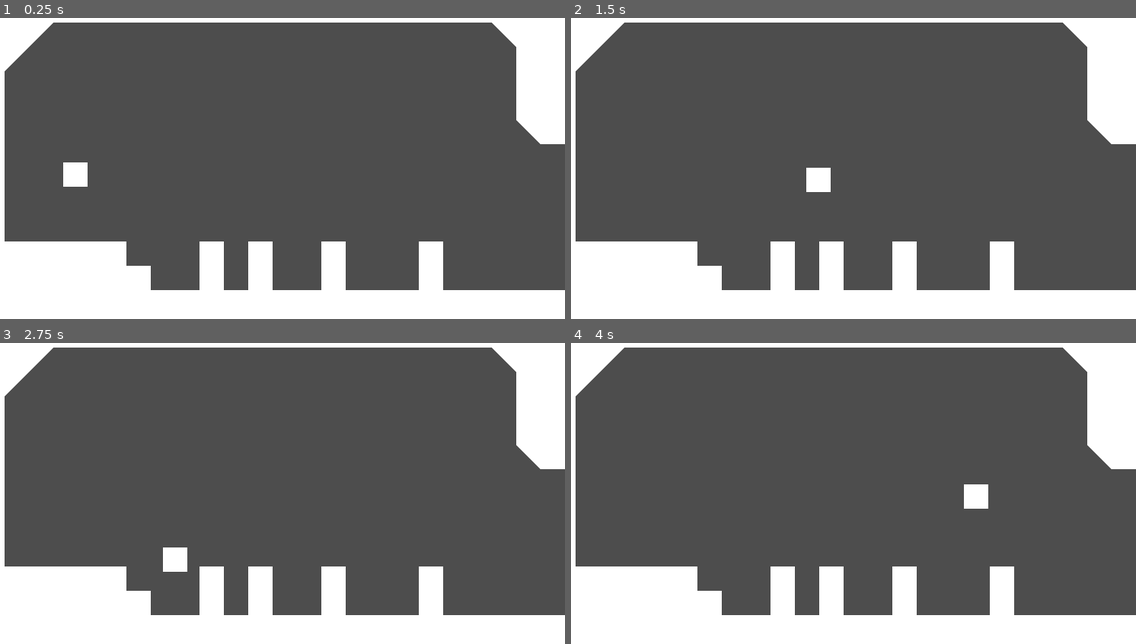
Above: before the commit, frames 1-4 (two rows, left to right).
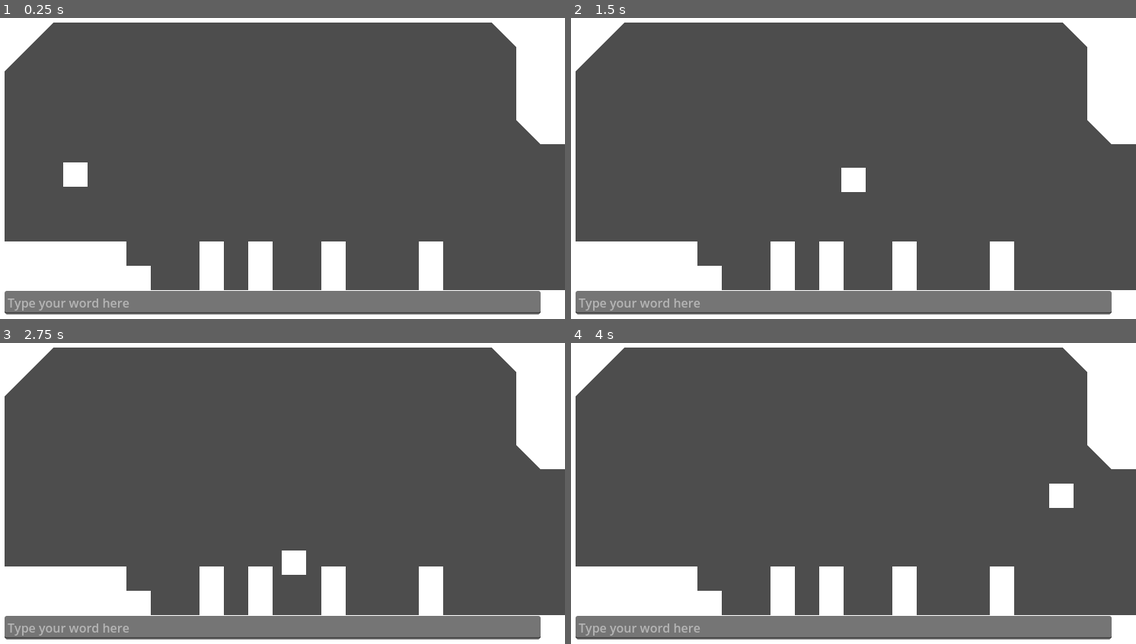
Above: after the commit, the same moments.

Repository: WordPlayEducation/word-play-platformer
Game: Godot game, scene res://main/main.tscn
Two runs of this game, one before a commit and one after it. Both use one fixed random seed, a clock stepped at 60 frames per second and the inputs below.
Inputs:
- Up to frame 1 (0.25 s): no input
- Up to frame 2 (1.5 s): tap Enter (ui_accept) at 0.5, 0.6 s; hold Right (ui_right) from 0.53 s (still down); tap Space (jump, bound only after the commit) at 0.77, 0.8, 1.07, 1.35 s
- Up to frame 3 (2.75 s): tap Space (jump, bound only after the commit) at 1.52, 1.82, 2.3 s; tap Enter (ui_accept) at 1.55, 2.1 s; release Right (ui_right) at 2.03 s; hold Left (ui_left) from 2.03 s (still down)
- Up to frame 4 (4 s): release Left (ui_left) at 2.78 s; hold Right (ui_right) from 2.78 s (still down); tap Enter (ui_accept) at 2.85 s; tap Space (jump, bound only after the commit) at 3.02, 3.32, 3.6, 3.77 s

The runs differ from the first frame. In frame 1, 7.4% of the frame differs, in the area x 0-96%, y 90-99%; in frame 2, 8.1%, in the area x 0-96%, y 49-99%; in frame 3, 8.1%; in frame 4, 8.1%.

Commit message:
Basic structure for word objects, UI, placement, creation

Diff:
--- /dev/null
+++ b/main/creator/creator.gd
@@ -0,0 +1,4 @@
+class_name Creator extends HTTPRequest
+
+func create_object(word: String) -> WordObject:
+	return null
--- /dev/null
+++ b/main/level/level_manager.gd
@@ -0,0 +1 @@
+class_name LevelManager extends Node
--- a/main/main.tscn
+++ b/main/main.tscn
@@ -1,14 +1,31 @@
-[gd_scene load_steps=4 format=3 uid="uid://jmbngirn2bc"]
+[gd_scene load_steps=7 format=3 uid="uid://jmbngirn2bc"]
 
 [ext_resource type="PackedScene" uid="uid://bhbw1ggbqmgw" path="res://main/player/player.tscn" id="1_kiugf"]
 [ext_resource type="PackedScene" uid="uid://bdgi21enh22hp" path="res://main/level/level.tscn" id="2_p8v2f"]
+[ext_resource type="Script" path="res://main/placer.gd" id="3_1iut8"]
 [ext_resource type="PackedScene" uid="uid://dmocbja62vbhh" path="res://main/ui/ui.tscn" id="3_kob5o"]
+[ext_resource type="Script" path="res://main/level/level_manager.gd" id="3_or2u5"]
+[ext_resource type="Script" path="res://main/creator/creator.gd" id="4_exasg"]
 
 [node name="Main" type="Node"]
 
 [node name="Player" parent="." instance=ExtResource("1_kiugf")]
+unique_name_in_owner = true
 position = Vector2(125, 163)
 
-[node name="Level" parent="." instance=ExtResource("2_p8v2f")]
+[node name="Creator" type="HTTPRequest" parent="."]
+unique_name_in_owner = true
+script = ExtResource("4_exasg")
+
+[node name="Placer" type="Node" parent="."]
+unique_name_in_owner = true
+script = ExtResource("3_1iut8")
+
+[node name="LevelManager" type="Node" parent="."]
+unique_name_in_owner = true
+script = ExtResource("3_or2u5")
+
+[node name="Level" parent="LevelManager" instance=ExtResource("2_p8v2f")]
 
 [node name="UI" parent="." instance=ExtResource("3_kob5o")]
+unique_name_in_owner = true
--- /dev/null
+++ b/main/placer.gd
@@ -0,0 +1,5 @@
+class_name Placer extends Node
+# places down objects
+
+func place(word_object: WordObject) -> void:
+	pass
--- a/main/player/player.gd
+++ b/main/player/player.gd
@@ -1,11 +1,13 @@
 class_name Player extends CharacterBody2D
 # https://kidscancode.org/godot_recipes/4.x/2d/platform_character/index.html
+# https://kidscancode.org/godot_recipes/4.x/physics/character_vs_rigid/index.html
 
 @export var speed = 1200
 @export var jump_speed = -1800
 @export var gravity = 4000
 @export_range(0.0, 1.0) var friction = 0.1
-@export_range(0.0 , 1.0) var acceleration = 0.25
+@export_range(0.0, 1.0) var acceleration = 0.25
+@export var push_force: float = 80.0
 
 func _physics_process(delta):
 	velocity.y += gravity * delta
@@ -16,5 +18,10 @@
 		velocity.x = lerp(velocity.x, 0.0, friction)
 
 	move_and_slide()
-	if Input.is_action_just_pressed("ui_accept") and is_on_floor():
+	if Input.is_action_just_pressed("jump") and is_on_floor():
 		velocity.y = jump_speed
+
+	for i in get_slide_collision_count():
+		var c: KinematicCollision2D = get_slide_collision(i)
+		if c.get_collider() is RigidBody2D:
+			c.get_collider().apply_central_impulse(-c.get_normal() * push_force)
--- /dev/null
+++ b/main/ref.gd
@@ -0,0 +1,7 @@
+extends Node
+
+@onready var creator: Creator = get_tree().get_root().get_node("Main/%Creator")
+@onready var placer: Placer = get_tree().get_root().get_node("Main/%Placer")
+@onready var ui: UI = get_tree().get_root().get_node("Main/%UI")
+@onready var player: Player = get_tree().get_root().get_node("Main/%Player")
+@onready var level_manager: LevelManager = get_tree().get_root().get_node("Main/%LevelManager")
--- /dev/null
+++ b/main/ui/ui.gd
@@ -0,0 +1,13 @@
+class_name UI extends MarginContainer
+
+func _ready() -> void:
+	%Entry.text_submitted.connect(_prompt_entered)
+
+func _prompt_entered(word: String) -> void:
+	%Entry.editable = false
+
+	var word_object: WordObject = await Ref.creator.create_object(word)
+
+	await Ref.placer.place(word_object)
+
+	%Entry.editable = true
--- a/main/ui/ui.tscn
+++ b/main/ui/ui.tscn
@@ -1,7 +1,31 @@
-[gd_scene format=3 uid="uid://dmocbja62vbhh"]
+[gd_scene load_steps=2 format=3 uid="uid://dmocbja62vbhh"]
 
-[node name="UI" type="Control"]
-layout_mode = 3
-anchors_preset = 0
-offset_right = 40.0
-offset_bottom = 40.0
+[ext_resource type="Script" path="res://main/ui/ui.gd" id="1_wwf5g"]
+
+[node name="UI" type="MarginContainer"]
+anchors_preset = 15
+anchor_right = 1.0
+anchor_bottom = 1.0
+grow_horizontal = 2
+grow_vertical = 2
+theme_override_constants/margin_left = 32
+theme_override_constants/margin_top = 32
+theme_override_constants/margin_right = 32
+theme_override_constants/margin_bottom = 32
+script = ExtResource("1_wwf5g")
+
+[node name="HBoxContainer" type="HBoxContainer" parent="."]
+layout_mode = 2
+size_flags_vertical = 8
+
+[node name="Entry" type="LineEdit" parent="HBoxContainer"]
+unique_name_in_owner = true
+layout_mode = 2
+size_flags_horizontal = 3
+placeholder_text = "Type your word here"
+
+[node name="Button" type="Button" parent="HBoxContainer"]
+unique_name_in_owner = true
+visible = false
+layout_mode = 2
+text = "Create"
--- /dev/null
+++ b/main/word_object/fluid/fluid.gd
@@ -0,0 +1 @@
+extends WordObject
--- /dev/null
+++ b/main/word_object/fluid/fluid.tscn
@@ -0,0 +1,7 @@
+[gd_scene load_steps=3 format=3 uid="uid://cnll4ag3dbst6"]
+
+[ext_resource type="PackedScene" uid="uid://m4r5mn8cdw3p" path="res://main/word_object/word_object.tscn" id="1_hnmv3"]
+[ext_resource type="Script" path="res://main/word_object/fluid/fluid.gd" id="2_rn450"]
+
+[node name="Fluid" instance=ExtResource("1_hnmv3")]
+script = ExtResource("2_rn450")
--- /dev/null
+++ b/main/word_object/inanimate_solid/inanimate_solid.gd
@@ -0,0 +1,3 @@
+class_name InanimateSolid extends WordObject
+
+@export_enum("mobile", "rigid") var physics_type: String
--- /dev/null
+++ b/main/word_object/inanimate_solid/inanimate_solid.tscn
@@ -0,0 +1,8 @@
+[gd_scene load_steps=3 format=3 uid="uid://bov14sd8d0qtj"]
+
+[ext_resource type="PackedScene" uid="uid://m4r5mn8cdw3p" path="res://main/word_object/word_object.tscn" id="1_sx36c"]
+[ext_resource type="Script" path="res://main/word_object/inanimate_solid/inanimate_solid.gd" id="2_7k1uo"]
+
+[node name="InanimateSolid" instance=ExtResource("1_sx36c")]
+script = ExtResource("2_7k1uo")
+physics_type = ""
--- /dev/null
+++ b/main/word_object/life/life.gd
@@ -0,0 +1,3 @@
+class_name Life extends WordObject
+
+@export_enum("land", "air", "fluid") var movement_type: String
--- /dev/null
+++ b/main/word_object/life/life.tscn
@@ -0,0 +1,8 @@
+[gd_scene load_steps=3 format=3 uid="uid://c6cgpai835y7f"]
+
+[ext_resource type="PackedScene" uid="uid://m4r5mn8cdw3p" path="res://main/word_object/word_object.tscn" id="1_7p2dk"]
+[ext_resource type="Script" path="res://main/word_object/life/life.gd" id="2_3b5jk"]
+
+[node name="Life" instance=ExtResource("1_7p2dk")]
+script = ExtResource("2_3b5jk")
+movement_type = ""
--- /dev/null
+++ b/main/word_object/word_object.gd
@@ -0,0 +1,6 @@
+class_name WordObject extends RigidBody2D
+
+@export var word: String
+@export var dynamic: float
+@export var color: Color
+@export var subcolor: Color
--- /dev/null
+++ b/main/word_object/word_object.tscn
@@ -0,0 +1,13 @@
+[gd_scene load_steps=3 format=3 uid="uid://m4r5mn8cdw3p"]
+
+[ext_resource type="Script" path="res://main/word_object/word_object.gd" id="1_306ys"]
+
+[sub_resource type="RectangleShape2D" id="RectangleShape2D_61c7p"]
+
+[node name="WordObject" type="RigidBody2D"]
+collision_layer = 4
+collision_mask = 3
+script = ExtResource("1_306ys")
+
+[node name="CollisionShape2D" type="CollisionShape2D" parent="."]
+shape = SubResource("RectangleShape2D_61c7p")
--- a/project.godot
+++ b/project.godot
@@ -15,16 +15,29 @@
 config/features=PackedStringArray("4.3", "GL Compatibility")
 config/icon="res://icon.svg"
 
+[autoload]
+
+Ref="*res://main/ref.gd"
+
 [display]
 
 window/size/viewport_width=768
 window/size/viewport_height=512
 window/stretch/mode="viewport"
 
+[input]
+
+jump={
+"deadzone": 0.5,
+"events": [Object(InputEventKey,"resource_local_to_scene":false,"resource_name":"","device":-1,"window_id":0,"alt_pressed":false,"shift_pressed":false,"ctrl_pressed":false,"meta_pressed":false,"pressed":false,"keycode":0,"physical_keycode":32,"key_label":0,"unicode":32,"location":0,"echo":false,"script":null)
+]
+}
+
 [layer_names]
 
 2d_physics/layer_1="map"
 2d_physics/layer_2="player"
+2d_physics/layer_3="word_object"
 
 [rendering]
 
